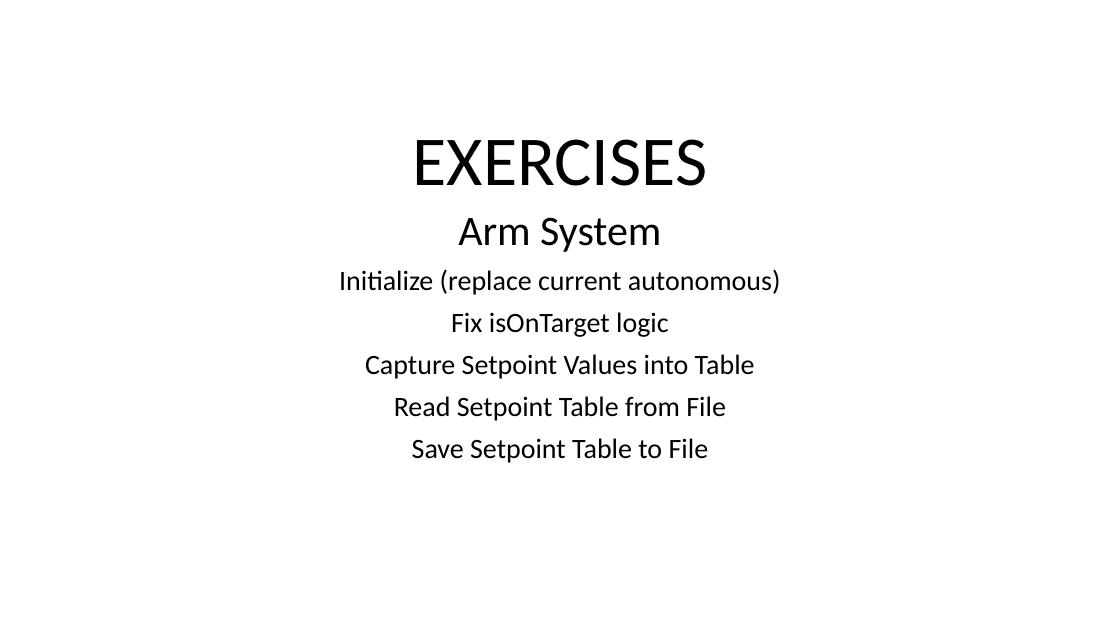
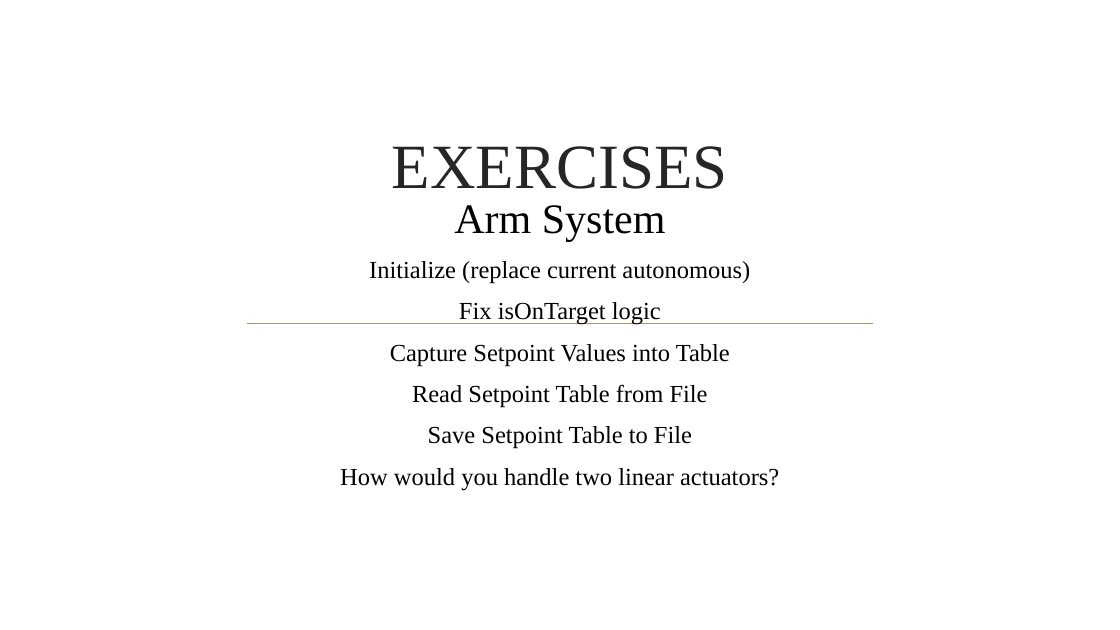
Before and after one commit to 4662FRCRobotics/Training, a slide deck: slide 11 of Object Oriented Programming FRC Context ArmSystem.pptx (slide 9 before the commit). Drawn at 1120x630 pixels with LibreOffice and Linux fonts; fonts in the diff are those of the drawing; background and template pictures are left out. Boxes give left, top, right and bottom in pixels: in the first picture for what was removed or moved away, otherwise in the second. Text is boxed around its words. In the diff, an @@ line names an element or a change of style, - is before the commit and + after.

```diff
--- a/Object Oriented Programming FRC Context ArmSystem.pptx
+++ b/Object Oriented Programming FRC Context ArmSystem.pptx
@@ title "EXERCISES" at (392,146,728,189): size 60 to 54 pt, font Calibri to Times New Roman, text colour #000000 to #262626; line spacing 0.9 to 1 @@
@@ subtitle "Arm System": place and size @@
-subtitle "Arm System" at (339,217,781,463)
+subtitle "Arm System" at (340,205,779,490)
@@ subtitle at (369,205,750,449): font Calibri to Times New Roman in "Arm System", "Initialize (replace current autonomous)", "Fix isOnTarget logic", "Capture Setpoint Values into Table" and 2 more places; size 24 to 21 pt in "Initialize (replace current autonomous)", "Fix isOnTarget logic", "Capture Setpoint Values into Table", "Read Setpoint Table from File" and 1 more places; line spacing 0.9 to 1; more space between paragraphs @@
@@ line added from (247, 323) to (874, 323), #AB946B 1.25 pt @@
@@ subtitle at (340,468,779,490): paragraph added @@
+How would you handle two linear actuators?
```
Also in this commit, not shown: 8 other slides changed, 2 slides added, 1 other file.
